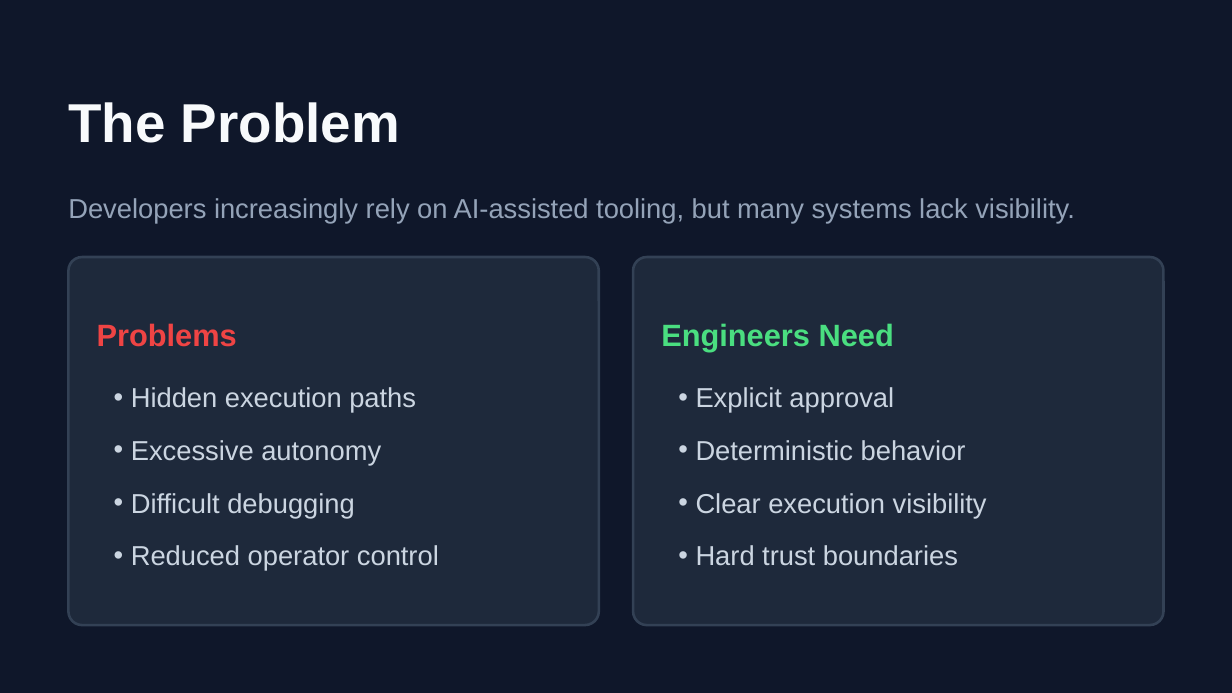
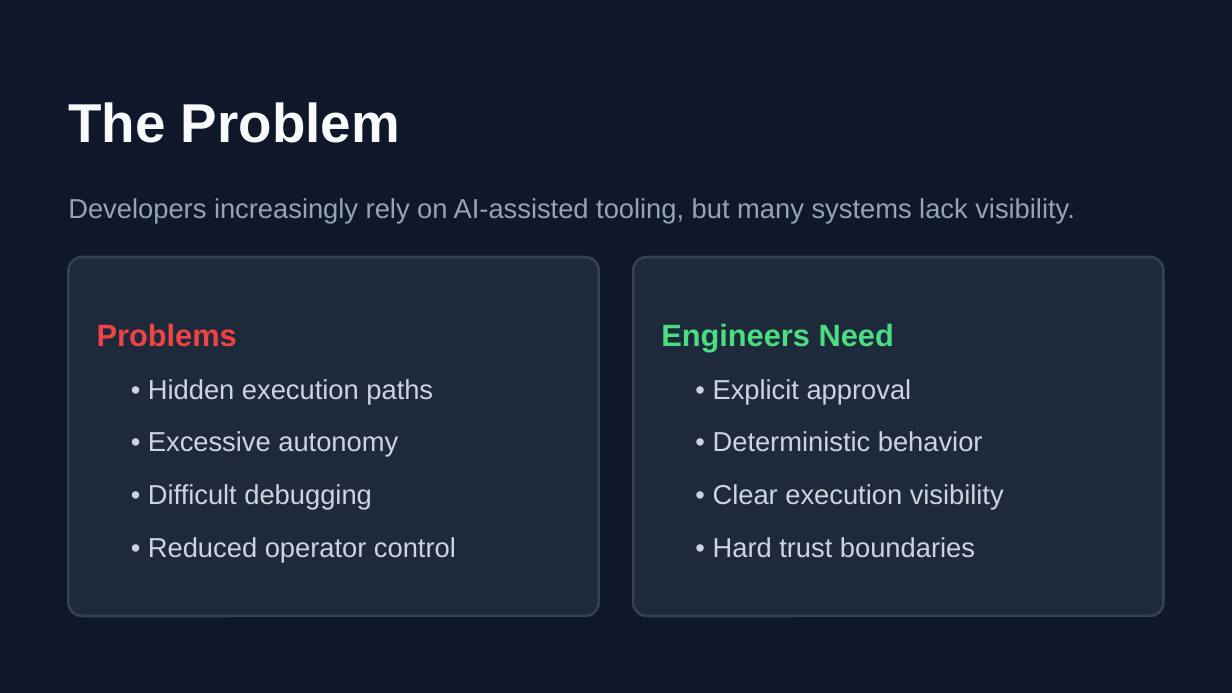
Before and after one commit to v7-vdev/ai-cli, a slide deck: slide 2 of ORK_Technical_Deck.pptx. Drawn at 1232x693 pixels with LibreOffice and Linux fonts; fonts in the diff are those of the drawing. Boxes give left, top, right and bottom in pixels: in the first picture for what was removed or moved away, otherwise in the second. Text is boxed around its words. In the diff, an @@ line names an element or a change of style, - is before the commit and + after.

```diff
--- a/ORK_Technical_Deck.pptx
+++ b/ORK_Technical_Deck.pptx
@@ rounded rectangle: place and size @@
-rounded rectangle at bbox=[69, 257, 600, 626]
+rounded rectangle at bbox=[69, 257, 600, 616]
@@ rounded rectangle at bbox=[69, 257, 600, 616]: proportions changed @@
@@ rounded rectangle at bbox=[633, 257, 1164, 616]: proportions changed @@
@@ rounded rectangle: place and size @@
-rounded rectangle at bbox=[633, 257, 1164, 626]
+rounded rectangle at bbox=[633, 257, 1164, 616]
@@ text at bbox=[148, 379, 433, 404]: text changed @@
-• Hidden execution paths
-• Excessive autonomy
-• Difficult debugging
-• Reduced operator control
+• Hidden execution paths
@@ text added at bbox=[713, 379, 912, 404], 16 pt, text #CBD5E1 @@
+• Explicit approval
@@ text added at bbox=[148, 431, 398, 457], 16 pt, text #CBD5E1 @@
+• Excessive autonomy
@@ text added at bbox=[713, 431, 983, 452], 16 pt, text #CBD5E1 @@
+• Deterministic behavior
@@ text added at bbox=[148, 484, 372, 510], 16 pt, text #CBD5E1 @@
+• Difficult debugging
@@ text at bbox=[713, 484, 1004, 510]: text changed @@
-• Explicit approval
-• Deterministic behavior
-• Clear execution visibility
-• Hard trust boundaries
+• Clear execution visibility
@@ text added at bbox=[148, 537, 456, 562], 16 pt, text #CBD5E1 @@
+• Reduced operator control
@@ text added at bbox=[713, 537, 975, 558], 16 pt, text #CBD5E1 @@
+• Hard trust boundaries
```
Also in this commit, not shown: 6 other slides changed, 1 slide added, 1 other file.
